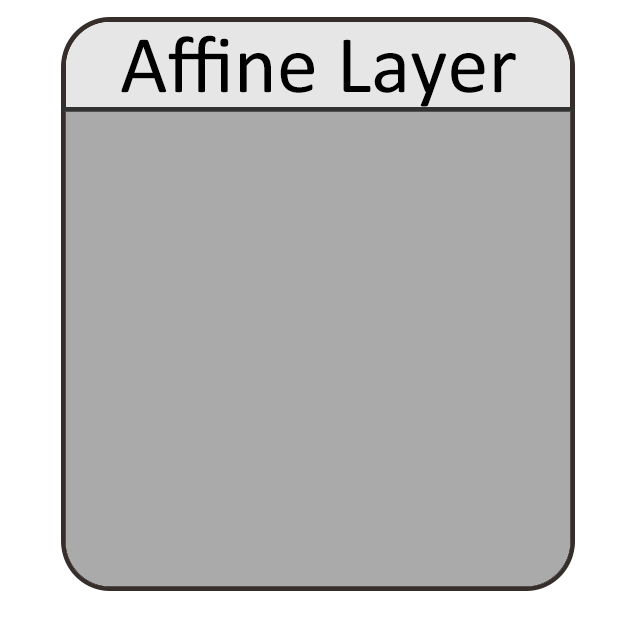
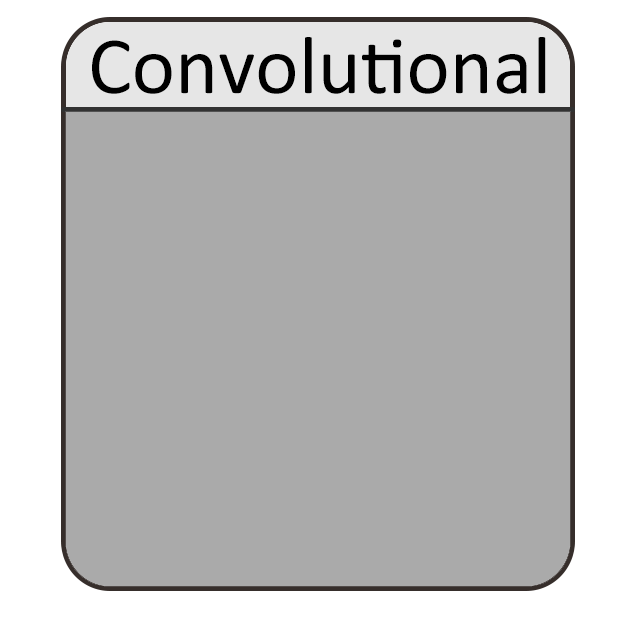
Layers edited between the first and the second 640x640 image:
renamed "Affine Layer" to "Convolutional", painted on it over <box>92,35,546,107</box>
